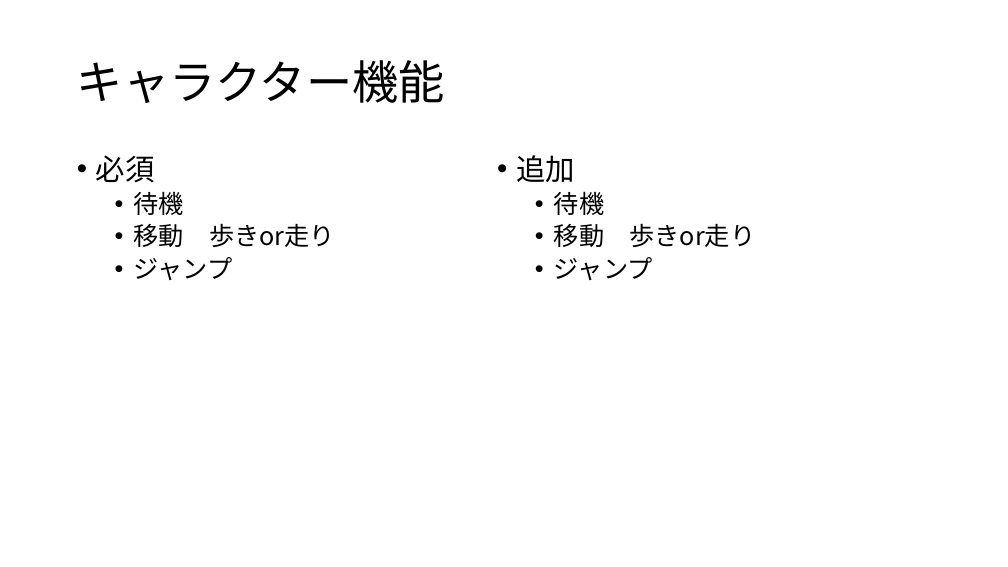
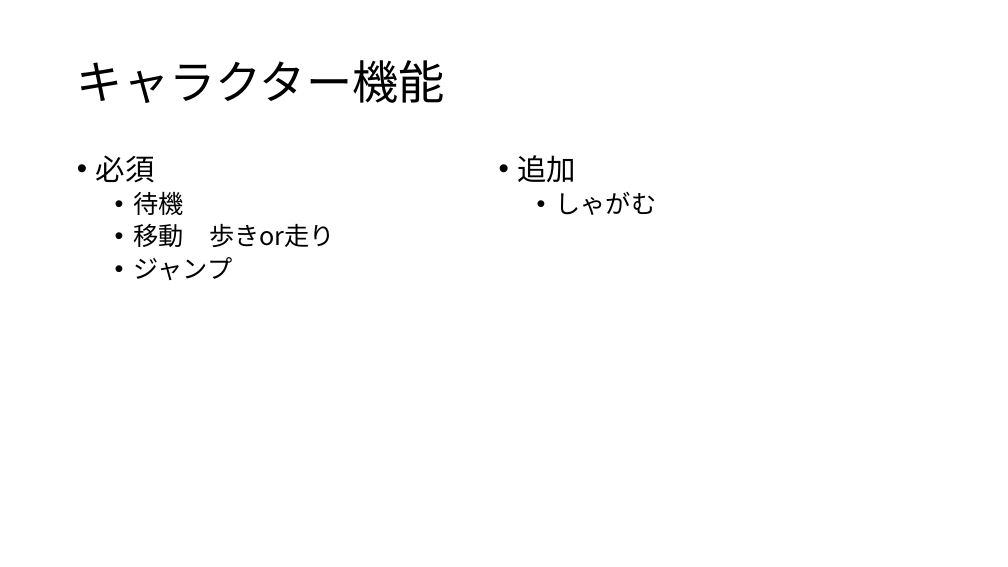
Before and after one commit to anabukiGC/GCLUC2023, a slide deck: slide 7 of 高松ゲーム.pptx. Drawn at 1008x567 pixels with LibreOffice and Linux fonts; fonts in the diff are those of the drawing. Boxes give left, top, right and bottom in pixels: in the first picture for what was removed or moved away, otherwise in the second. Text is boxed around its words. In the diff, an @@ line names an element or a change of style, - is before the commit and + after.

```diff
--- a/高松ゲーム.pptx
+++ b/高松ゲーム.pptx
@@ text at (555, 192, 656, 215): text changed @@
-  • 待機
-  • 移動 歩きor走り
-  • ジャンプ
+  • しゃがむ
```
Also in this commit, not shown: 2 slides added.
